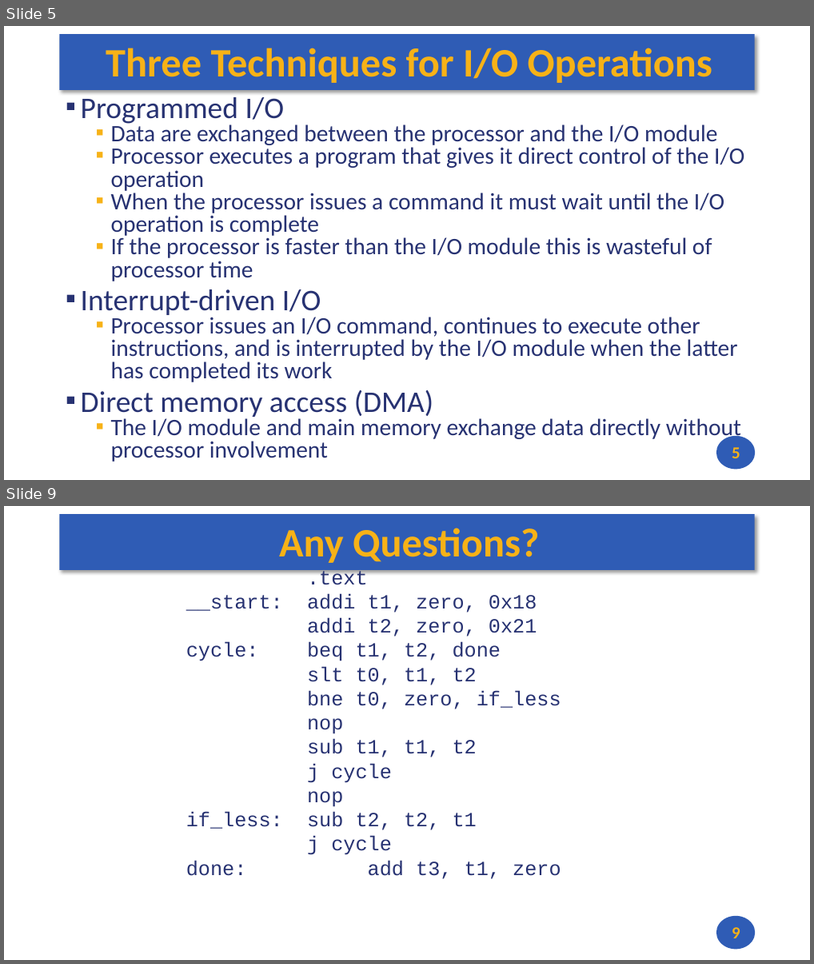
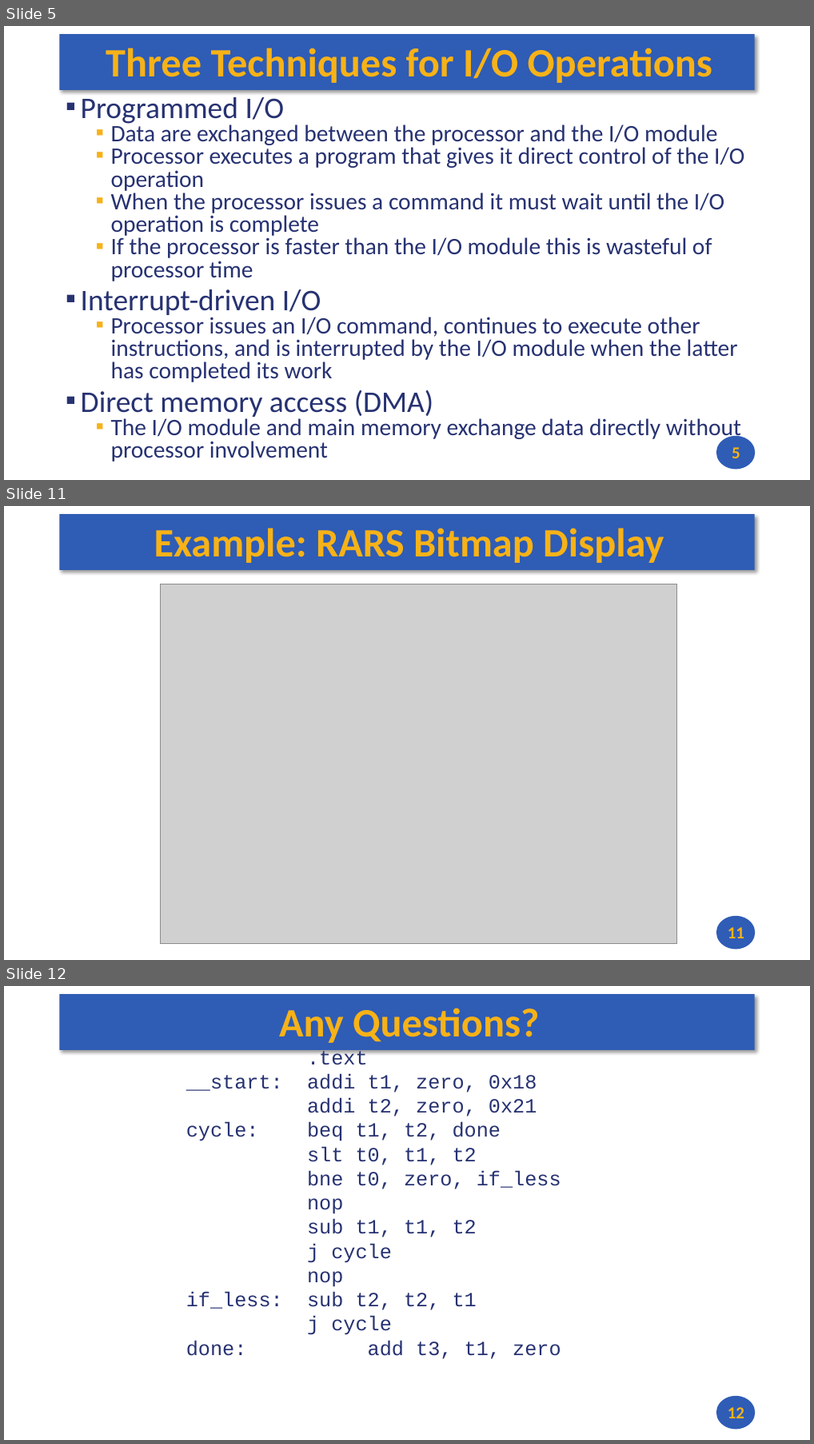
Before and after one commit to andrewt0301/hse-acos-course, a slide deck: docs/part1ca/08_MMIO/CA_Lecture_08.pptx. Shown one above the other, each under a label of ours: slides 5 and 9 before the commit, slides 5, 11 and 12 after it; the slides between them are not shown. The pictures are 814x964 and 814x1444 pixels, drawn with LibreOffice and Linux fonts; fonts in the diff are those of the drawing; grey boxes stand for pictures. Boxes give left, top, right and bottom in pixels: in the first picture for what was removed or moved away, otherwise in the second. Text is boxed around its words. In the diff, an @@ line names an element or a change of style, - is before the commit and + after.

```diff
--- a/docs/part1ca/08_MMIO/CA_Lecture_08.pptx
+++ b/docs/part1ca/08_MMIO/CA_Lecture_08.pptx
@@ slide 11 added at <box>4,506,810,960</box>, background #FFFFFF; not listed: 2 template elements that a slide beside it also shows @@
@@ title added at <box>154,528,664,563</box>, 48 pt, text #F7B217, bold @@
+Example: RARS Bitmap Display
@@ picture added at <box>160,584,678,944</box> @@
@@ page number added at <box>728,927,745,938</box>, 20 pt, text #F7B217, bold @@
+11
@@ what was slide 9 is now slide 12 @@
@@ page number at <box>728,1407,745,1418</box>: text changed @@
-9
+12
```
Also in this commit, not shown: 4 slides changed, 2 other slides added, 1 other file.
